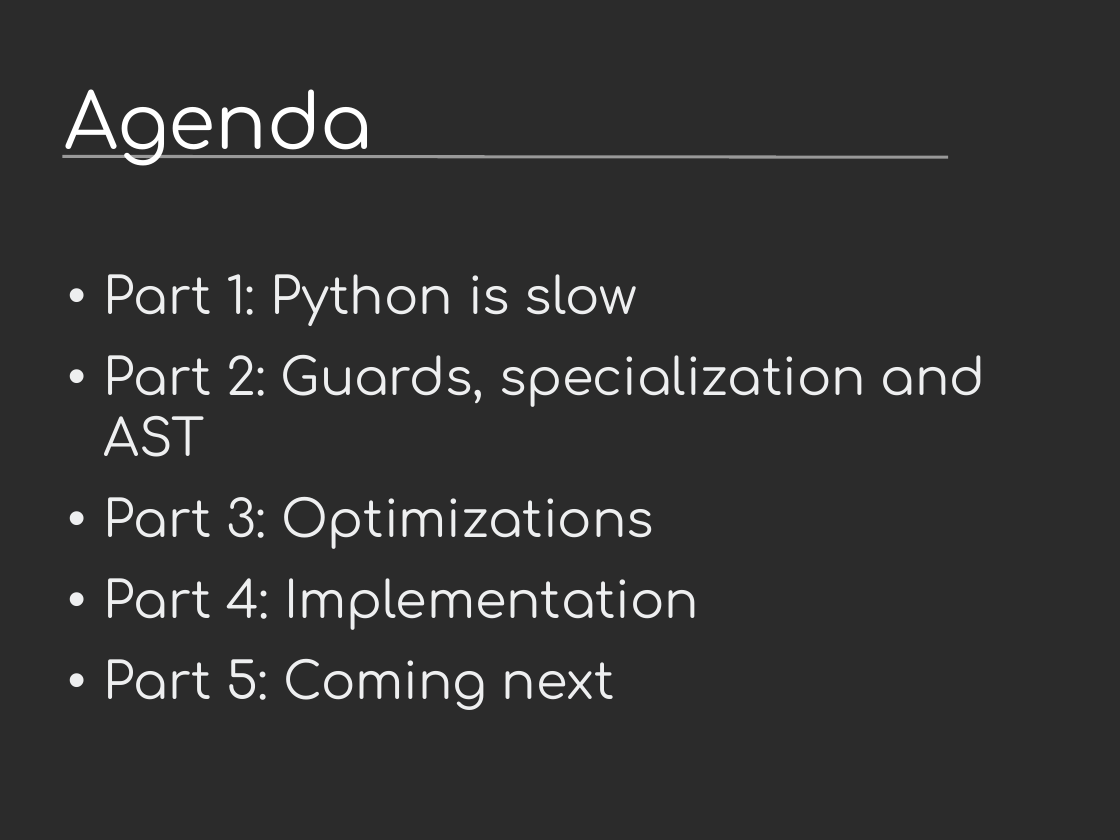
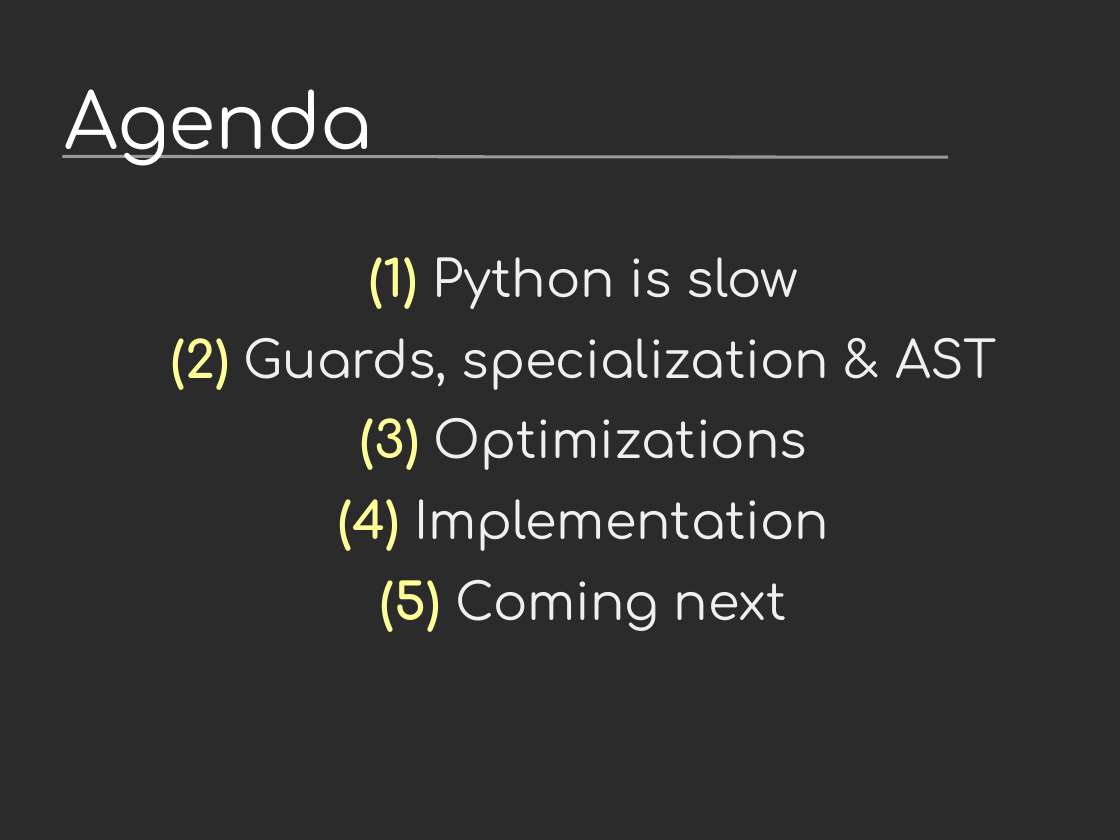
Before and after one commit to vstinner/talks, a slide deck: slide 2 of 2016-FOSDEM/fat_python.odp. Drawn at 1120x840 pixels with LibreOffice and Linux fonts; fonts in the diff are those of the drawing; background and template pictures are left out; a plain dark background stands for a picture behind light text. Boxes give left, top, right and bottom in pixels: in the first picture for what was removed or moved away, otherwise in the second. Text is boxed around its words. In the diff, an @@ line names an element or a change of style, - is before the commit and + after.

```diff
--- a/2016-FOSDEM/fat_python.odp
+++ b/2016-FOSDEM/fat_python.odp
@@ text at <box>171,257,996,632</box>: text changed @@
-• Part 1: Python is slow
-• Part 2: Guards, specialization and AST
-• Part 3: Optimizations
-• Part 4: Implementation
-• Part 5: Coming next
+(1) Python is slow
+(2) Guards, specialization & AST
+(3) Optimizations
+(4) Implementation
+(5) Coming next
```
Also in this commit, not shown: 28 other slides changed, 12 slides added, 6 slides removed, 1 other file.
